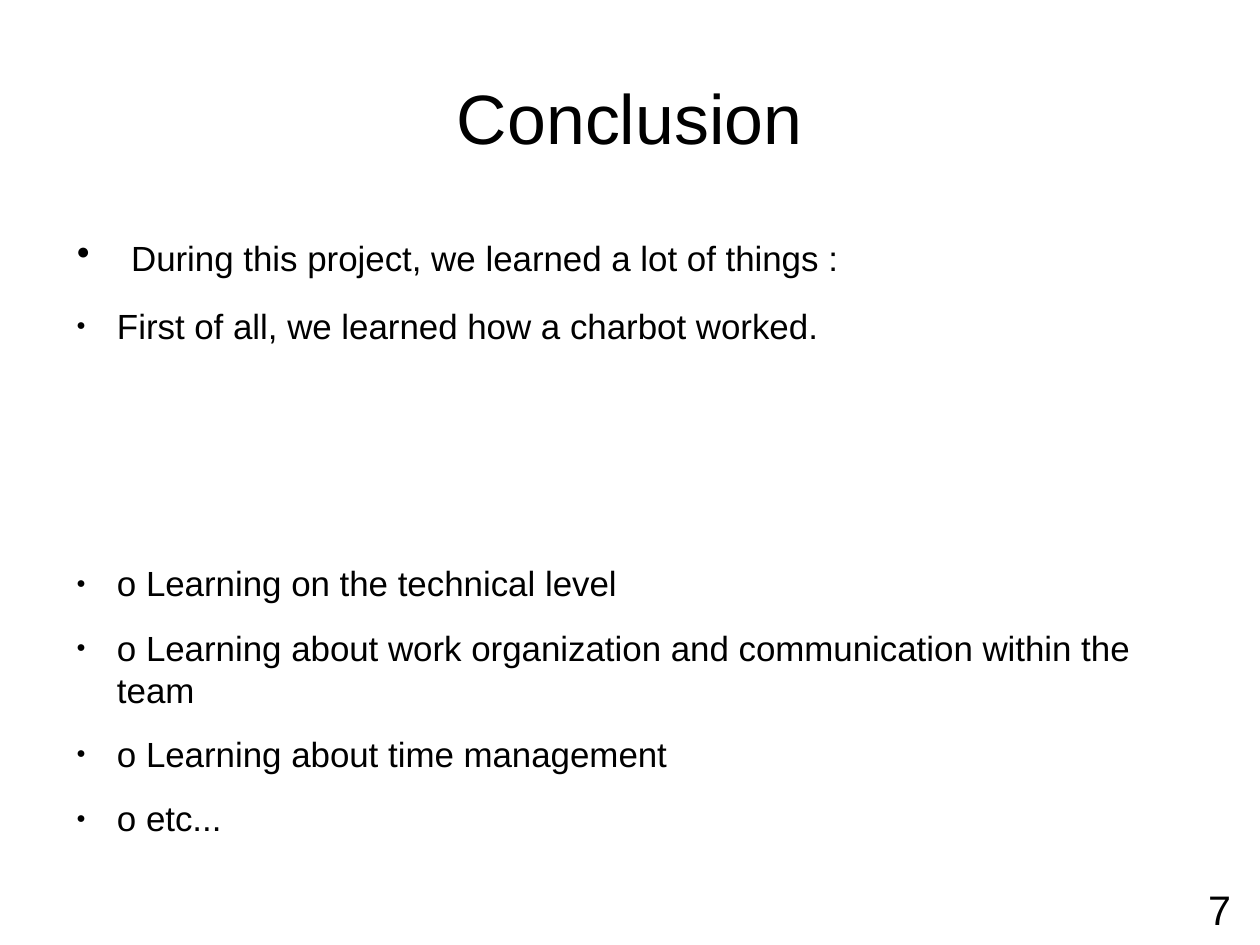
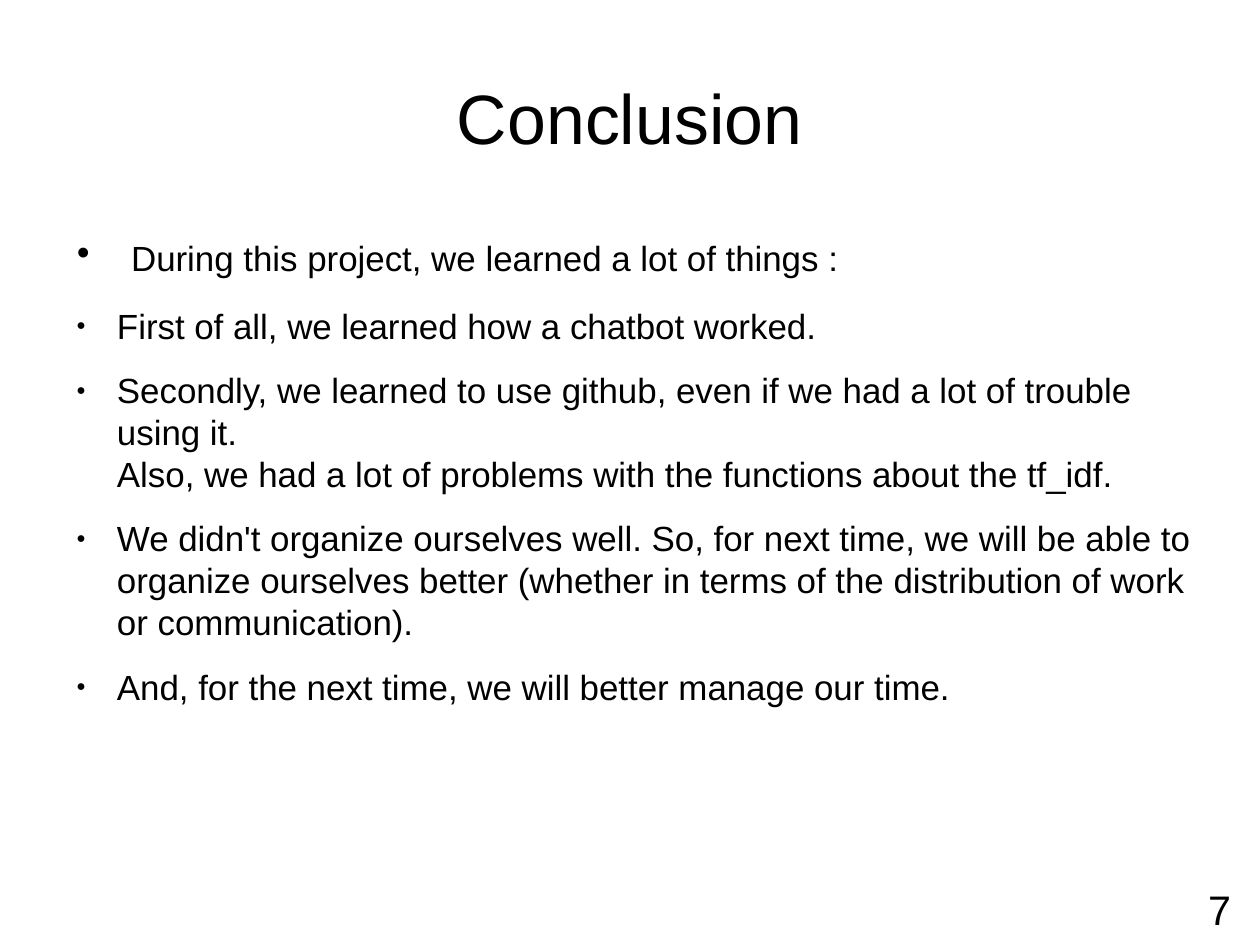
Before and after one commit to Miner205/pychatbot-DONNAT-LEMONT-int1, a slide deck: slide 7 of The report.odp. Drawn at 1260x945 pixels with LibreOffice and Linux fonts; fonts in the diff are those of the drawing. Boxes give left, top, right and bottom in pixels: in the first picture for what was removed or moved away, otherwise in the second. Text is boxed around its words. In the diff, an @@ line names an element or a change of style, - is before the commit and + after.

```diff
--- a/The report.odp
+++ b/The report.odp
@@ text at bbox=[117, 313, 1190, 707]: text changed @@
-● First of all, we learned how a charbot worked.
-● o Learning on the technical level
-● o Learning about work organization and communication within the team
-● o Learning about time management
-● o etc...
+● First of all, we learned how a chatbot worked.
+● Secondly, we learned to use github, even if we had a lot of trouble using it.
+  Also, we had a lot of problems with the functions about the tf_idf.
+● We didn't organize ourselves well. So, for next time, we will be able to organize ourselves better (whether in terms of the distribution of work or communication).
+● And, for the next time, we will better manage our time.
```
Also in this commit, not shown: 2 other slides changed, 2 slides added, 2 slides removed, 2 other files.
